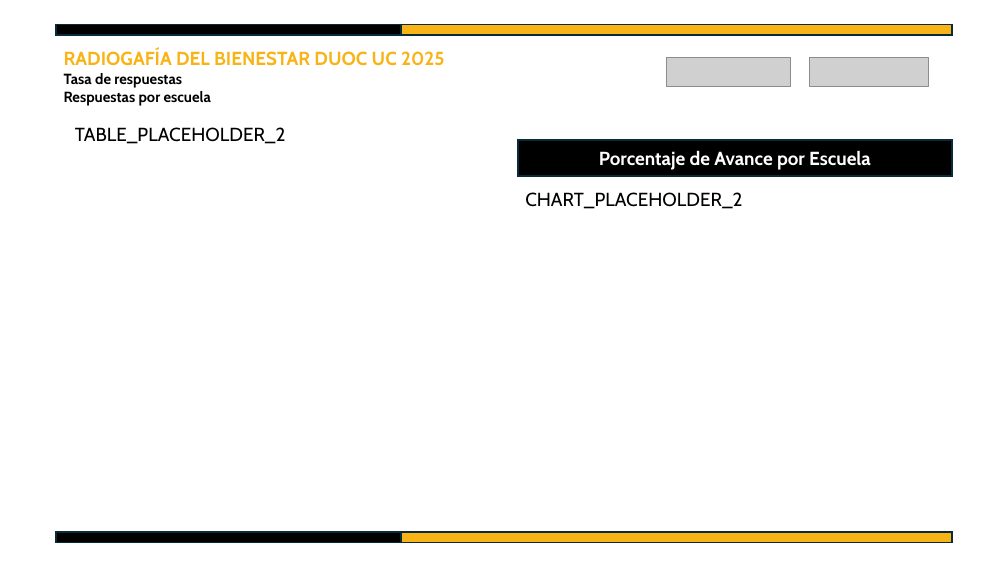
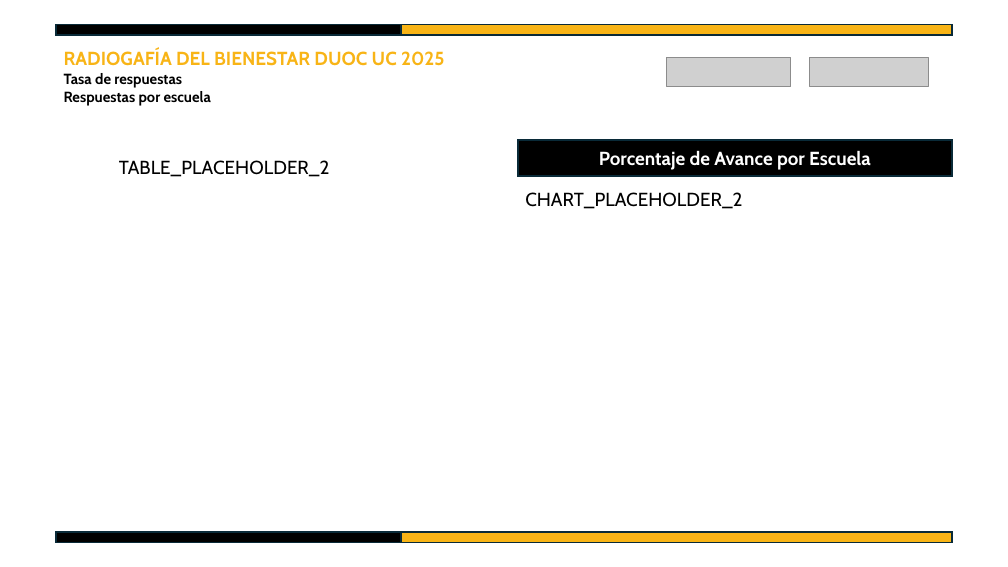
Before and after one commit to SebaValenzuela/Radiografia-del-Bienestar-DUOC-UC-2025, a slide deck: slide 2 of templates/radiografia_bienestar_duoc_2025.pptx. Drawn at 1008x567 pixels with LibreOffice and Linux fonts; fonts in the diff are those of the drawing; grey boxes stand for pictures. Boxes give left, top, right and bottom in pixels: in the first picture for what was removed or moved away, otherwise in the second. Text is boxed around its words. In the diff, an @@ line names an element or a change of style, - is before the commit and + after.

```diff
--- a/templates/radiografia_bienestar_duoc_2025.pptx
+++ b/templates/radiografia_bienestar_duoc_2025.pptx
@@ text "TABLE_PLACEHOLDER_2": place and size @@
-text "TABLE_PLACEHOLDER_2" at box(75, 127, 286, 144)
+text "TABLE_PLACEHOLDER_2" at box(119, 160, 330, 177)
```
Also in this commit, not shown: 1 other slide changed, 8 other files.
